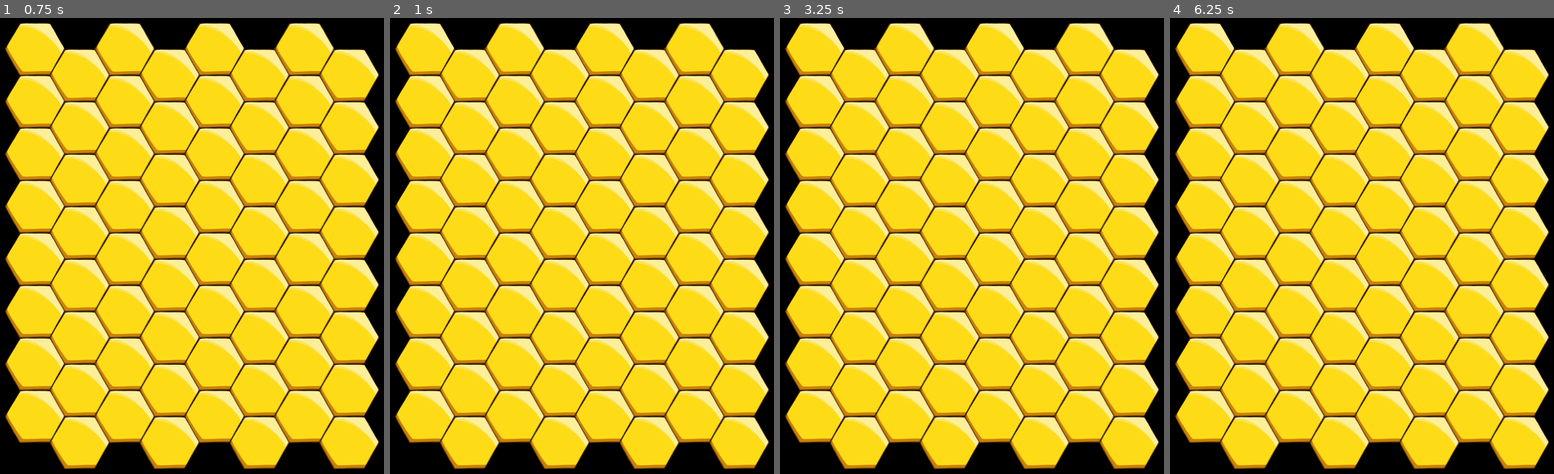
Above: before the commit, frames 1-4 (left to right).
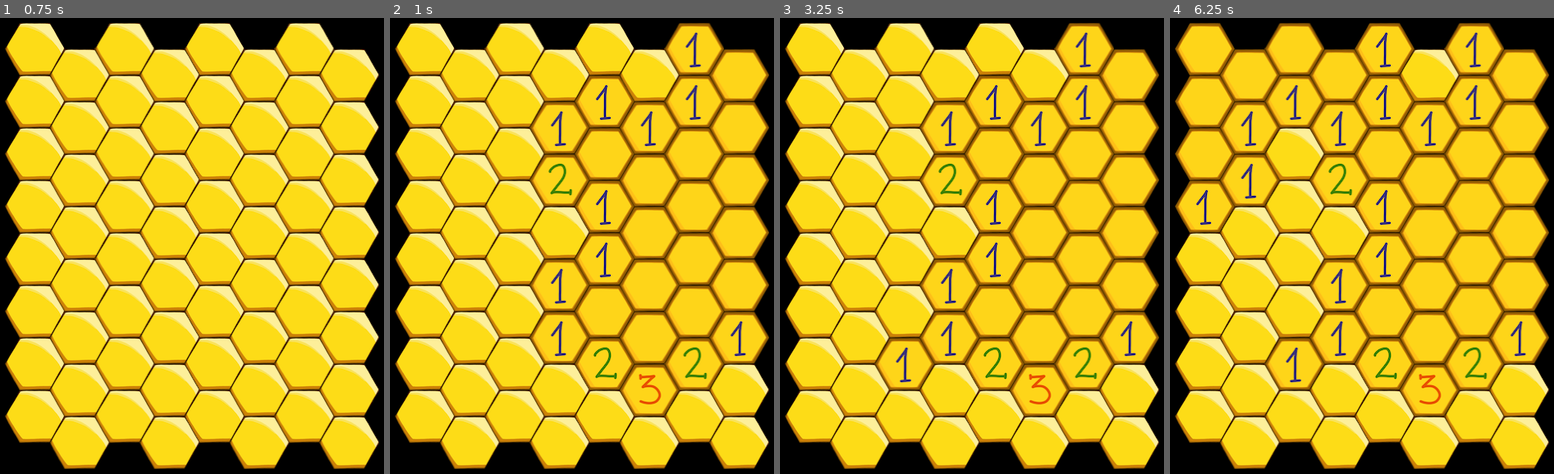
Above: after the commit, the same moments.

Repository: LenaMesserschmidt/beesweeper
Game: Godot game, scene res://main.tscn
Same seed, same stepped clock (60 frames per second), same inputs: the game is played once before the commit and once after it.
Inputs (mouse positions are in pixels of both pictures, inside the frame that each line leads up to):
- Up to frame 1 (0.75 s): tap Enter at 0.5 s; move the mouse to (330, 200) at 0.52 s; click (330, 200) at 0.67 s
- Up to frame 2 (1 s): no input
- Up to frame 3 (3.25 s): tap Space at 1.25, 2.75 s; move the mouse to (833, 264) at 1.27 s; click (833, 264) at 1.42 s; tap Enter at 2 s; move the mouse to (1029, 86) at 2.02 s; click (1029, 86) at 2.17 s; move the mouse to (933, 364) at 2.77 s; click (933, 364) at 2.92 s
- Up to frame 4 (6.25 s): tap Enter at 3.5 s; move the mouse to (1550, 332) at 3.52 s; click (1550, 332) at 3.67 s; tap Space at 4.25 s; move the mouse to (outside the picture) at 4.27 s; click (outside the picture) at 4.42 s; move the mouse to (1388, 232) at 5.02 s; click (1388, 232) at 5.17 s; move the mouse to (1254, 68) at 5.77 s; click (1254, 68) at 5.92 s

Frame 1 is identical in both runs. In frame 2, 13% of the frame differs, in the area x 36-99%, y 1-88%; in frame 3, 14%; in frame 4, 19%, in the area x 1-99%, y 1-88%.

Commit message:
Recursively handle clicking on empty cells

Diff:
--- a/HoneycombGrid.gd
+++ b/HoneycombGrid.gd
@@ -24,6 +24,7 @@
 const DEFAULT_LAYER = 0
 
 var cells_with_grubs = []
+var cells_checked_recursively = []
 
 func _ready():
 	clear_layer(DEFAULT_LAYER)
@@ -51,7 +52,48 @@
 		print("YOU LOSE")
 		return
 
+	cells_checked_recursively.append(cell_coord)
 
+	handle_cells(cell_coord)
+
+func handle_cells(cell_coord: Vector2i):
+	var tile_data = get_cell_tile_data(DEFAULT_LAYER, cell_coord)
+
+	# pressed outside grid
+	if tile_data == null:
+		return
+
+	var cell_has_grub = tile_data.get_custom_data("has_grub")
+
+	if cell_has_grub:
+		return
+
+	var grub_count = get_surrounding_cells_grub_count(cell_coord)
+
+	if grub_count == 0:
+		set_tile_cell(cell_coord, "CLEAR")
+		var surrounding_cells = get_surrounding_cells(cell_coord)
+		for cell in surrounding_cells:
+			handle_surrounding_cell(cell)
+	else:
+		set_tile_cell(cell_coord, "%d" % grub_count)
+
+func handle_surrounding_cell(cell_coord: Vector2i):
+	if cells_checked_recursively.has(cell_coord):
+		return
+
+	cells_checked_recursively.append(cell_coord)
+	handle_cells(cell_coord)
+
+func get_surrounding_cells_grub_count(cell_coord: Vector2i):
+	var grub_count = 0
+	var surrounding_cells = get_surrounding_cells(cell_coord)
+	for cell in surrounding_cells:
+		var tile_data = get_cell_tile_data(DEFAULT_LAYER, cell)
+		if tile_data and tile_data.get_custom_data("has_grub"):
+			grub_count += 1
+
+	return grub_count
 
 func place_grubs():
 	for i in number_of_grubs:
